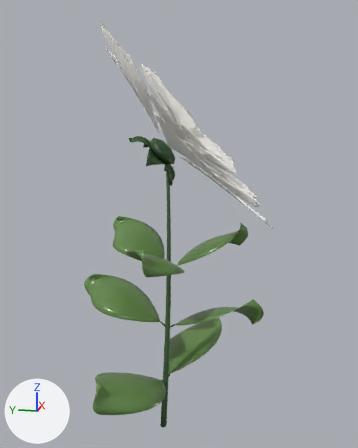
An edit to the glTF model www/models/flowers/gardenia-rare-v2.glb, drawn before and after from the same camera.
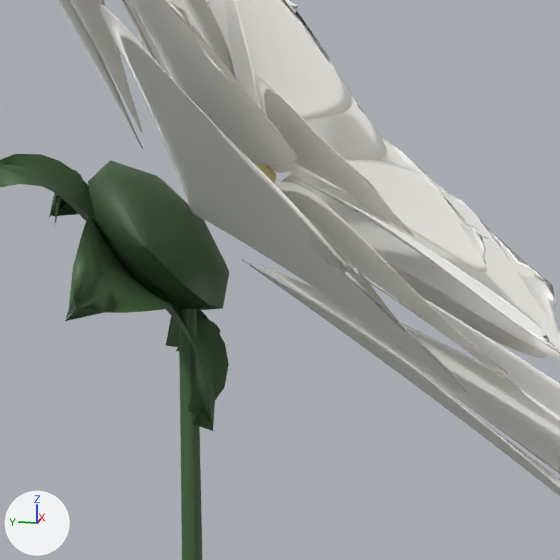
Each version appears first whole from a 50 mm lens placed at (-2.068, -0.491, 1.534), pointed at (0.07, -0.063, 0.999), and next in a close-up on the part from 37% to 66% of the width and 24% to 47% of the height. The lights are fixed; the arrows at lower left show +X, +Y and +Z. The last two pictures show the newer version. Vertices at exactly the same position are counted once.

The first close-up shows 'gardenia-rare-v2-center', 'gardenia-rare-v2-petal', 'gardenia-rare-v2-stem'.
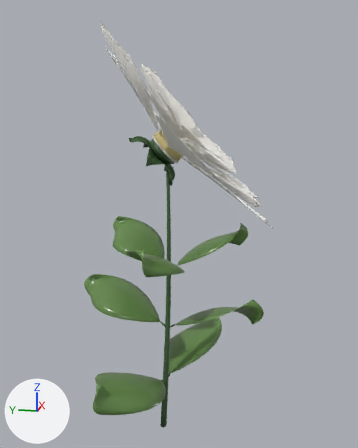
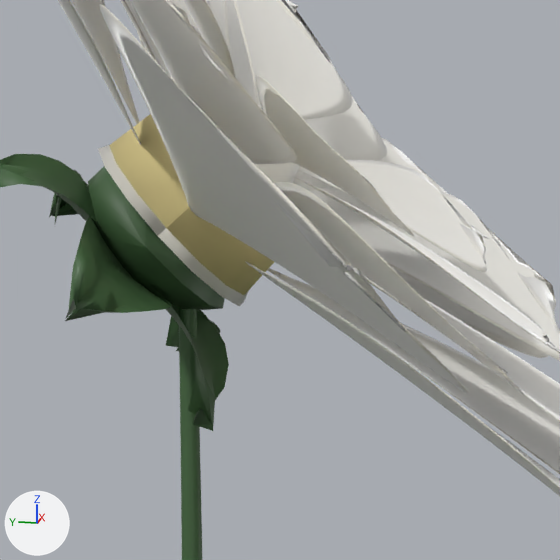
Location of each change, [x1, y1, x2, y2] in pixels of the close-ups (560 x 560 px):
```json
{"object": "gardenia-rare-v2-center", "change": "reshaped", "before": [255, 164, 277, 183], "after": [109, 114, 274, 295], "on screen": "mostly hidden before"}
{"part": 1, "of": "me_gardenia_rare_v2_petal", "change": "added", "after": [98, 145, 299, 306], "on screen": "mostly hidden"}
{"part": 2, "of": "me_gardenia_rare_v2_center", "change": "added", "after": [109, 114, 274, 295], "on screen": "beige"}
```

Edits to the scene script, one JSON object a line:
```json
{"block": "me_gardenia_rare_v2_petal", "where": "# used by ob_gardenia_rare_v2_petal; location = (0.0, 0.0, 0.0)"}
{"op": "remove", "block": "me_gardenia_rare_v2_petal", "code": "me_gardenia_rare_v2_petal.from_pydata(...)  # 8500 vertices, 16916 faces; spans x -0.504..0.601, y -0.485..0.285, z 1.052..1.871"}
{"op": "add", "block": "me_gardenia_rare_v2_petal", "code": "me_gardenia_rare_v2_petal.from_pydata(...)  # 8618 vertices, 17152 faces; spans x -0.504..0.601, y -0.485..0.285, z 1.052..1.871"}
{"block": "me_gardenia_rare_v2_petal", "change": "me_gardenia_rare_v2_petal part 1: a new loose piece of 118 vertices spanning x -0.013..0.154, y -0.103..0.056, z 1.273..1.43, in mat_gardenia_petal_002"}
{"block": "me_gardenia_rare_v2_center", "where": "# used by ob_gardenia_rare_v2_center; location = (0.0, 0.0, 0.0)"}
{"op": "remove", "block": "me_gardenia_rare_v2_center", "code": "me_gardenia_rare_v2_center.from_pydata(...)  # 63 vertices, 108 faces; spans x 0.0417..0.1095, y -0.0828..-0.0268, z 1.3531..1.4118"}
{"op": "add", "block": "me_gardenia_rare_v2_center", "code": "me_gardenia_rare_v2_center.from_pydata(...)  # 119 vertices, 192 faces; spans x -0.0098..0.151, y -0.109..0.0532, z 1.2757..1.4398"}
{"block": "me_gardenia_rare_v2_center", "change": "me_gardenia_rare_v2_center part 2: a new loose piece of 56 vertices spanning x -0.0098..0.151, y -0.109..0.0532, z 1.2757..1.4398, in mat_gardenia_center_002"}
```
